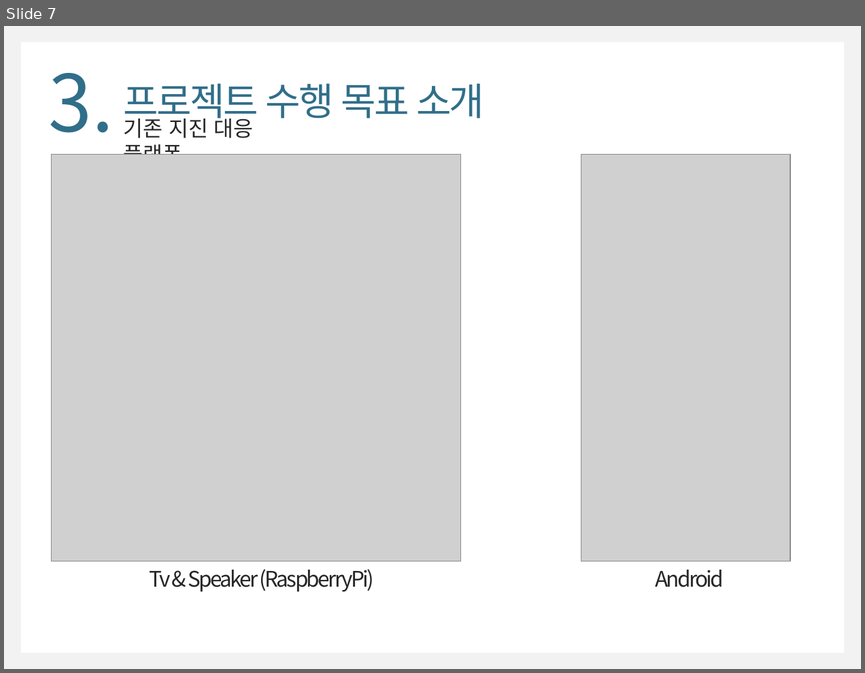
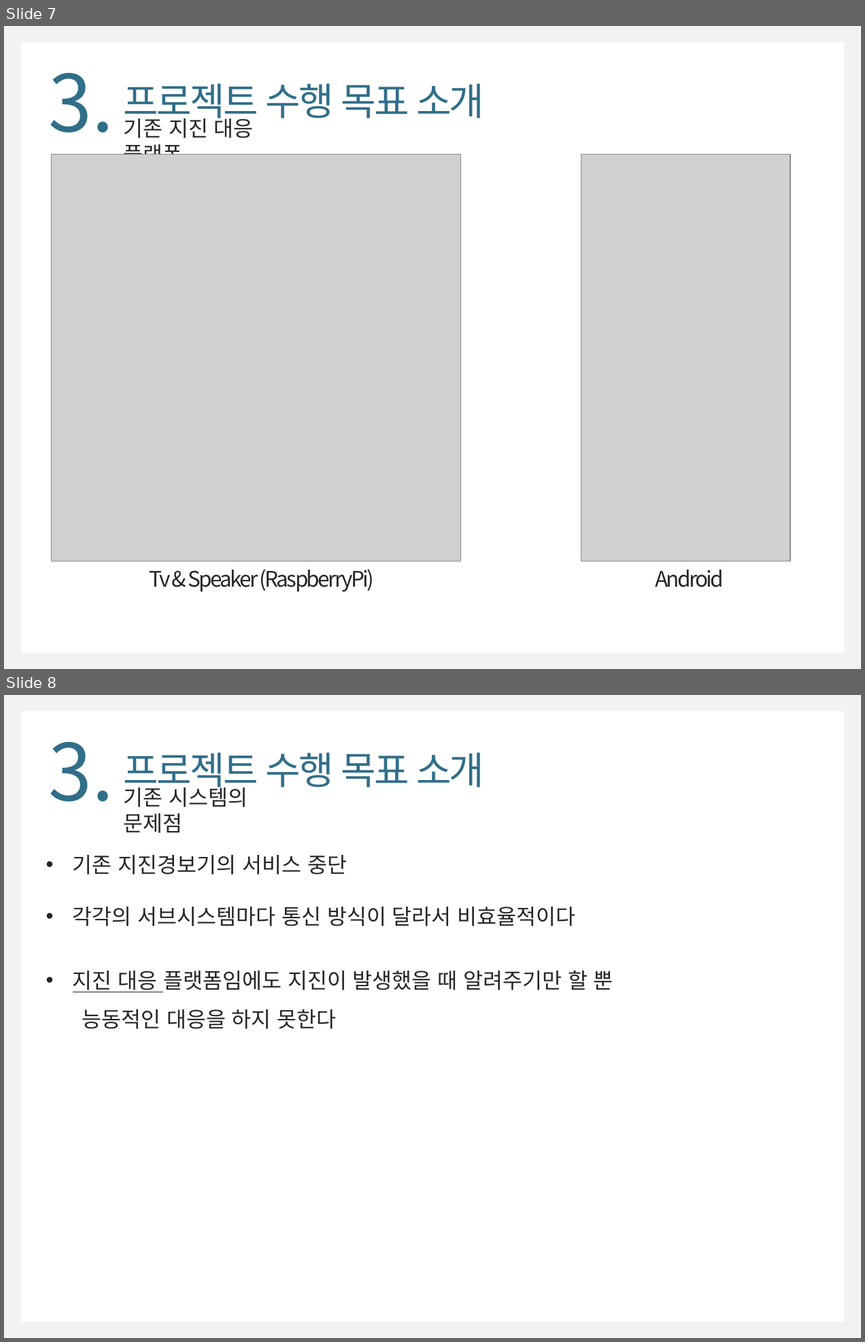
Before and after one commit to WongyuLee/KNU_SoftwareEngineering_2Team, a slide deck: SoftwareEngineering_2Team.pptx. Shown one above the other, each under a label of ours: slide 7 before the commit, slides 7 and 8 after it. The pictures are 865x673 and 865x1342 pixels, drawn with LibreOffice and Linux fonts; fonts in the diff are those of the drawing; grey boxes stand for pictures. Boxes give left, top, right and bottom in pixels: in the first picture for what was removed or moved away, otherwise in the second. Text is boxed around its words. In the diff, an @@ line names an element or a change of style, - is before the commit and + after.

Commit message:
내용 추가
기존시스템 문제점

```diff
--- a/SoftwareEngineering_2Team.pptx
+++ b/SoftwareEngineering_2Team.pptx
@@ slide 8 added at box(4, 695, 861, 1338), background #F2F2F2; not listed: 1 template element that a slide beside it also shows @@
@@ text added at box(48, 742, 113, 802), 66 pt, text #306E89 @@
+3.
@@ text added at box(123, 752, 484, 794), 32 pt, text #306E89 @@
+프로젝트 수행 목표 소개
@@ text added at box(123, 783, 247, 833), 18 pt, text #262626 @@
+기존 시스템의 문제점
@@ text added at box(73, 855, 613, 1029), 18 pt, text #262626 @@
+• 기존 지진경보기의 서비스 중단
+• 각각의 서브시스템마다 통신 방식이 달라서 비효율적이다
+• 지진 대응 플랫폼임에도 지진이 발생했을 때 알려주기만 할 뿐
+능동적인 대응을 하지 못한다
```
